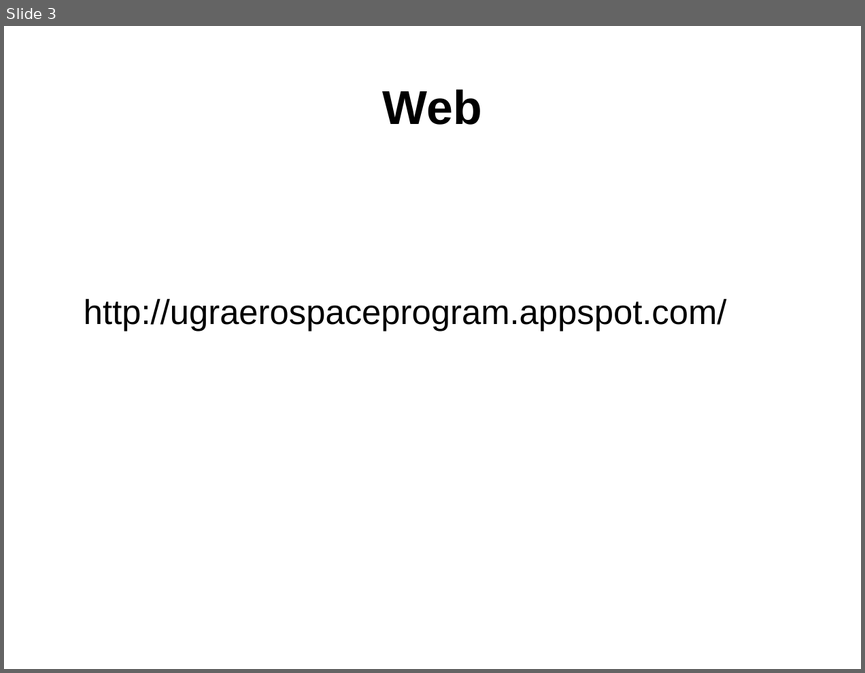
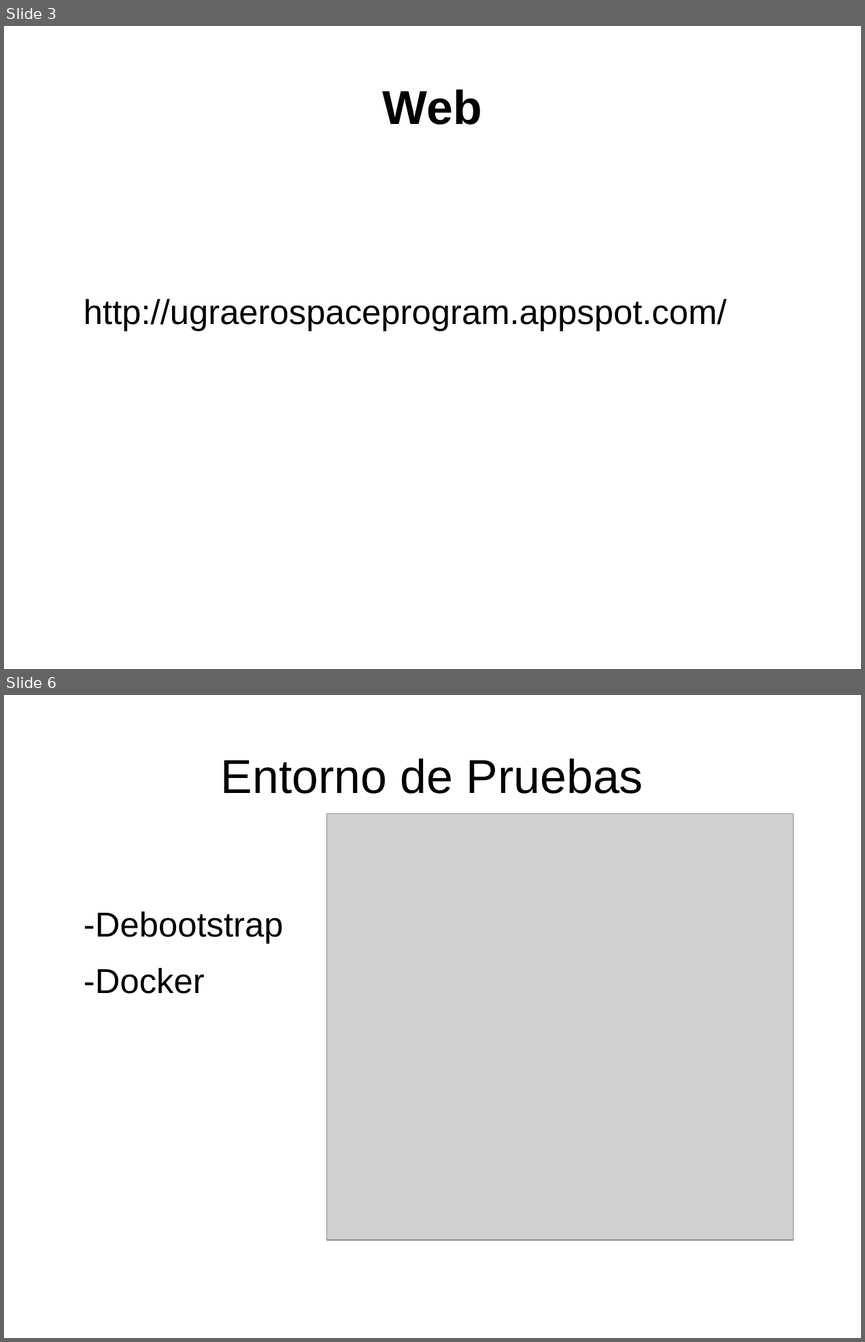
Before and after one commit to juanfranrv/PresentacionIV, a slide deck: presentacion.odp. Shown one above the other, each under a label of ours: slide 3 before the commit, slides 3 and 6 after it; the slides between them are not shown. The pictures are 865x673 and 865x1342 pixels, drawn with LibreOffice and Linux fonts; fonts in the diff are those of the drawing; grey boxes stand for pictures. Boxes give left, top, right and bottom in pixels: in the first picture for what was removed or moved away, otherwise in the second. Text is boxed around its words. In the diff, an @@ line names an element or a change of style, - is before the commit and + after.

```diff
--- a/presentacion.odp
+++ b/presentacion.odp
@@ slide 6 added at bbox=[4, 695, 861, 1338], background #FFFFFF @@
@@ title added at bbox=[221, 758, 643, 794], 44 pt, text #000000 @@
+Entorno de Pruebas
@@ picture added at bbox=[327, 814, 794, 1240] @@
@@ text added at bbox=[84, 911, 283, 994], 32 pt, text #000000 @@
+-Debootstrap
+-Docker
```
Also in this commit, not shown: 2 other slides added.
